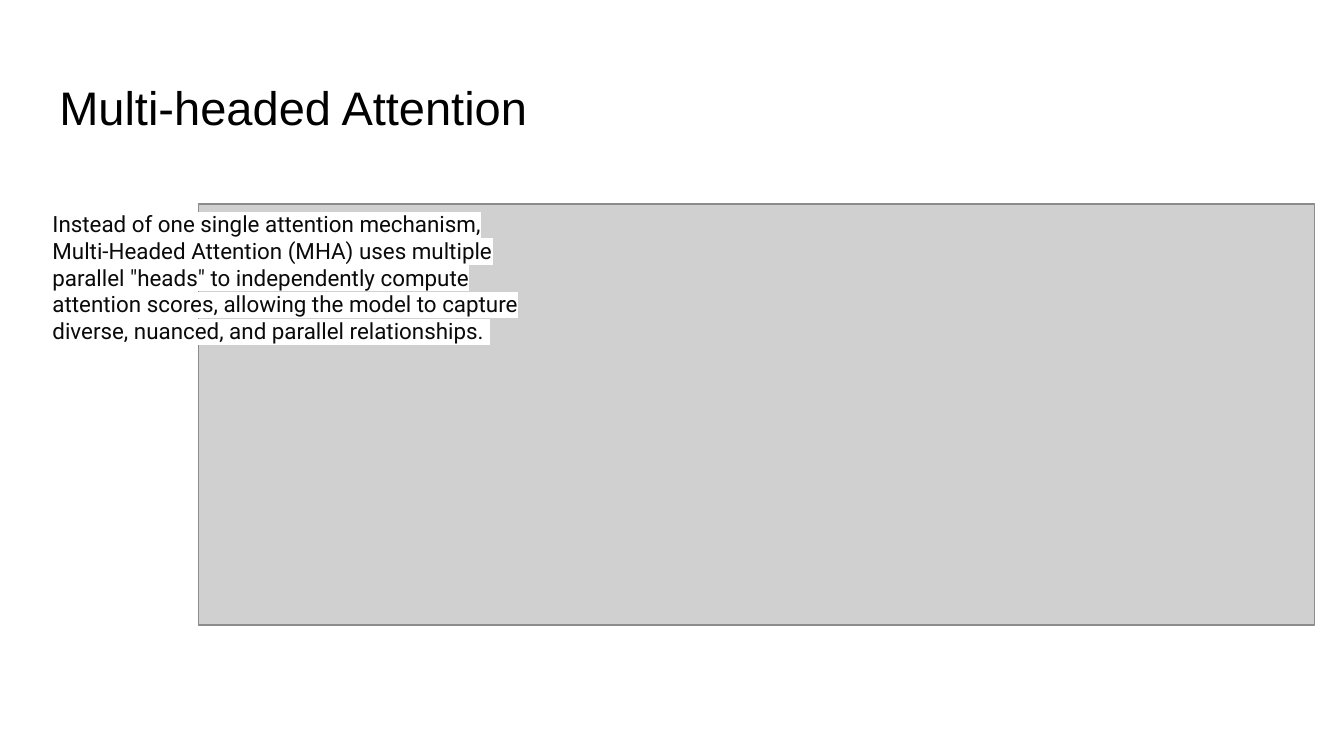
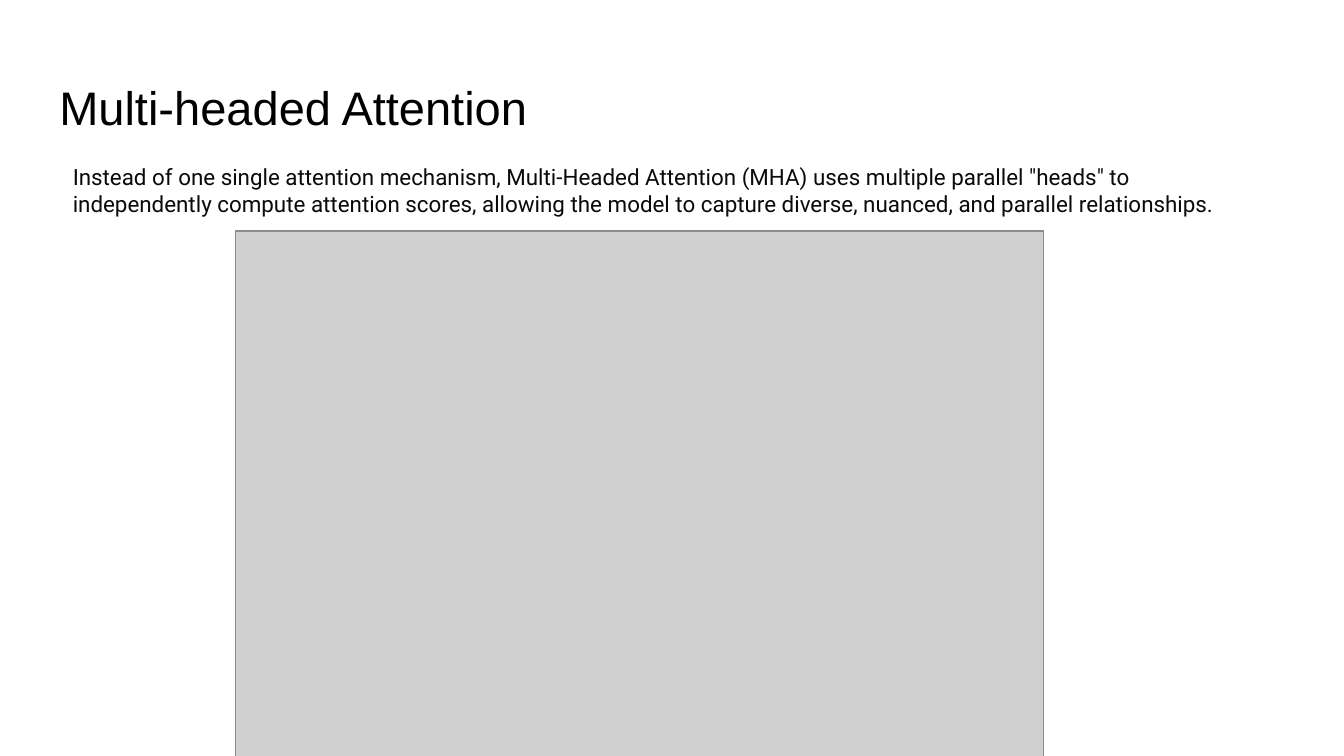
Before and after one commit to ankur6ue/deep-learning-course, a slide deck: slide 17 of Module 5/class_5.4/deep_learning_course_class_5.4.pptx. Drawn at 1344x756 pixels with LibreOffice and Linux fonts; fonts in the diff are those of the drawing; grey boxes stand for pictures. Boxes give left, top, right and bottom in pixels: in the first picture for what was removed or moved away, otherwise in the second. Text is boxed around its words. In the diff, an @@ line names an element or a change of style, - is before the commit and + after.

```diff
--- a/Module 5/class_5.4/deep_learning_course_class_5.4.pptx
+++ b/Module 5/class_5.4/deep_learning_course_class_5.4.pptx
@@ text "Instead of one single attention ..." rewrapped from (52,211,517,344) to (73,167,1213,217) @@
@@ picture: place and size @@
-picture at (199,204,1314,625)
+picture at (235,231,1043,756)
```
Also in this commit, not shown: 3 other slides changed, 4 slides added, 2 slides removed, 1 other file.
